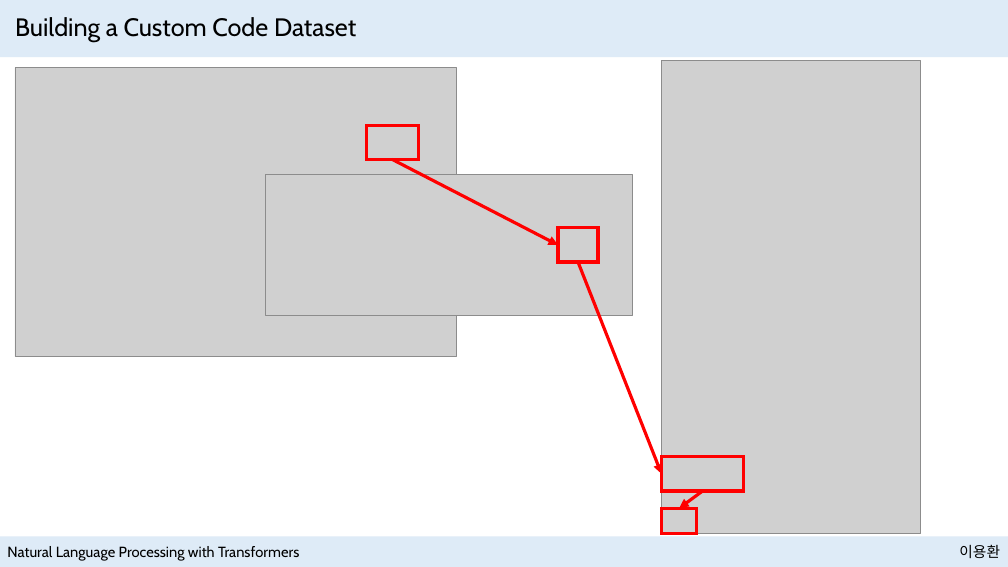
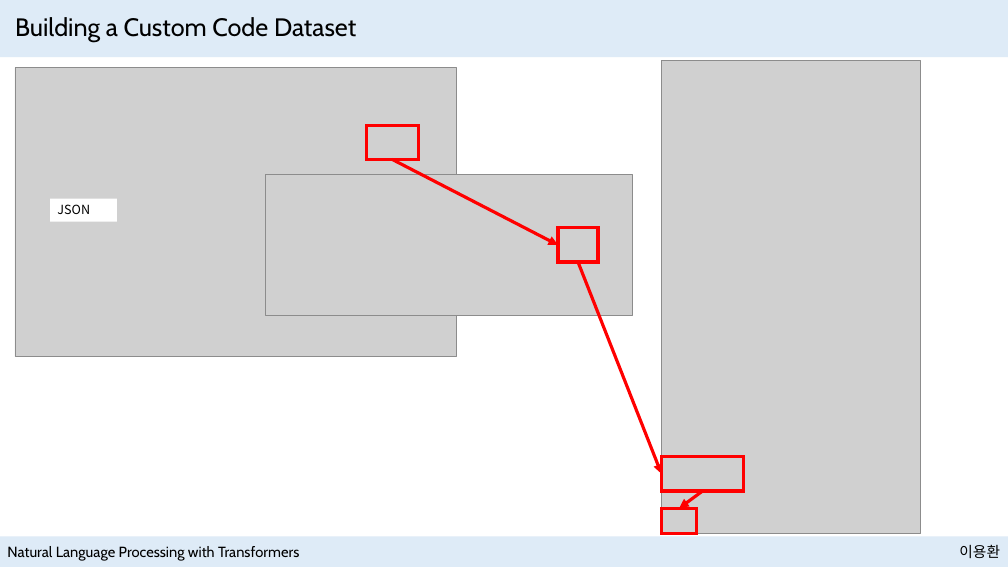
Before and after one commit to NewPlus/SeminarforNLP, a slide deck: slide 18 of Seminar/Book_Natural Language Processing with Transformers/Presentation files/Training Transformers from Scratch with Hugging Face.pptx (slide 13 before the commit). Drawn at 1008x567 pixels with LibreOffice and Linux fonts; fonts in the diff are those of the drawing; grey boxes stand for pictures. Boxes give left, top, right and bottom in pixels: in the first picture for what was removed or moved away, otherwise in the second. Text is boxed around its words. In the diff, an @@ line names an element or a change of style, - is before the commit and + after.

```diff
--- a/Seminar/Book_Natural Language Processing with Transformers/Presentation files/Training Transformers from Scratch with Hugging Face.pptx
+++ b/Seminar/Book_Natural Language Processing with Transformers/Presentation files/Training Transformers from Scratch with Hugging Face.pptx
@@ rectangle added at (50,199,117,222), fill #FFFFFF, 12 pt, text #000000 @@
+JSON
```
Also in this commit, not shown: 2 other slides changed, 32 slides added, 5 other files.
